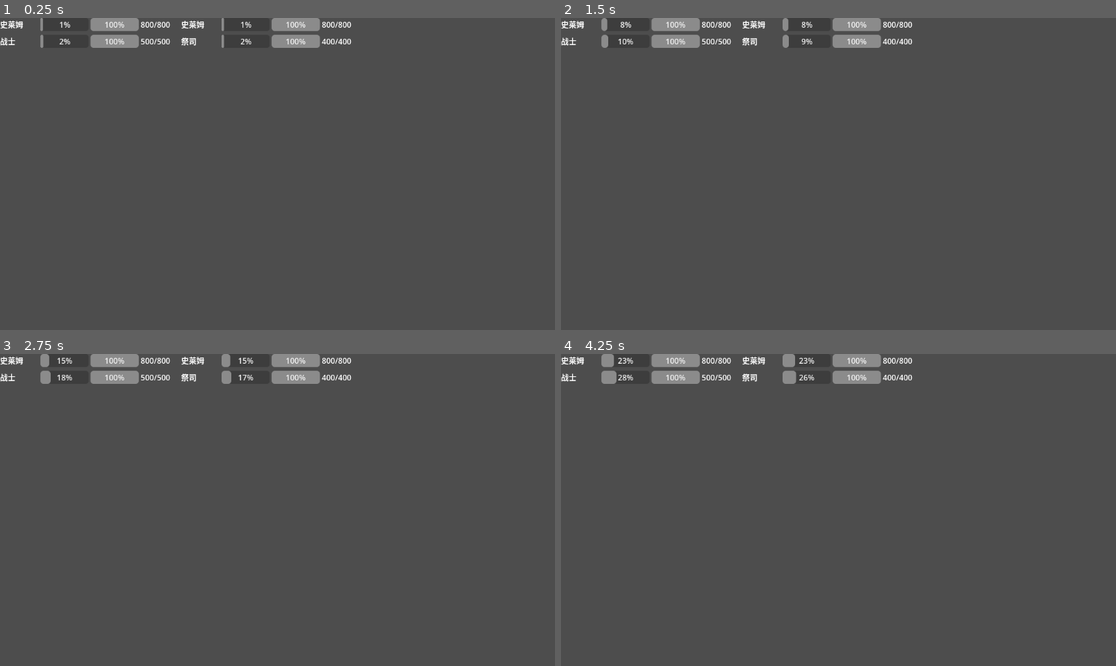
Above: before the commit, frames 1-4 (two rows, left to right).
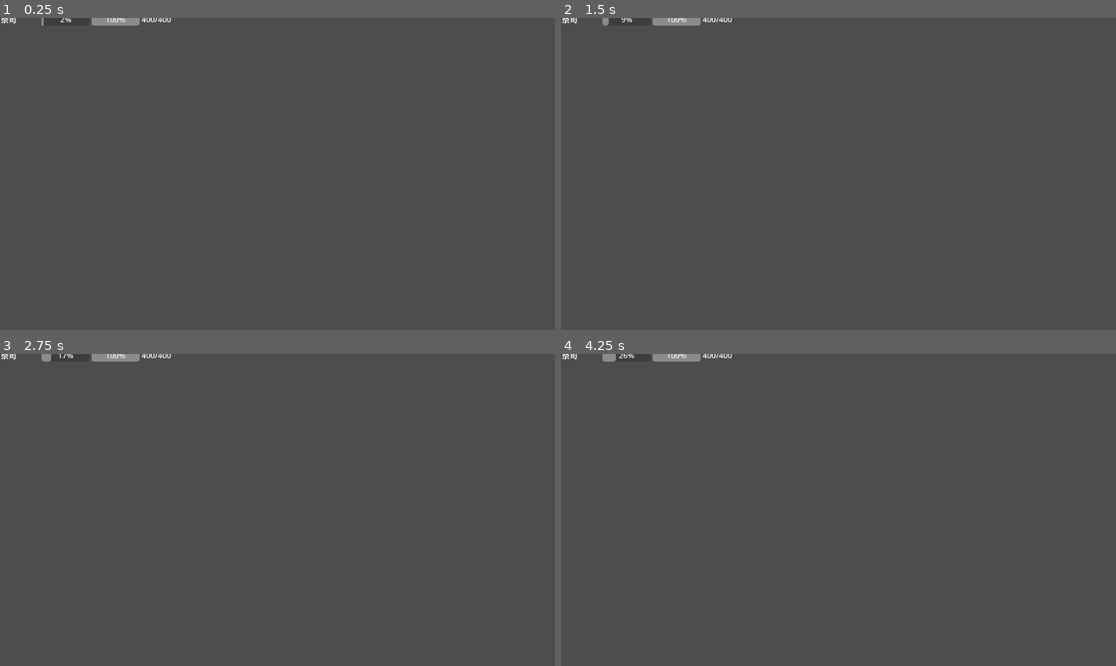
Above: after the commit, the same moments.

Repository: amazlothar/mxs
Game: Godot game, scene res://scenes/battle/battle_scene.tscn
Two runs of this game, one before a commit and one after it. Both use one fixed random seed, a clock stepped at 60 frames per second and the inputs below. The project has no main scene, so this scene is started directly.
Inputs (mouse positions are in pixels of both pictures, inside the frame that each line leads up to):
- Up to frame 1 (0.25 s): no input
- Up to frame 2 (1.5 s): tap Enter at 0.5 s; move the mouse to (960, 158) at 0.52 s; click (960, 158) at 0.67 s; tap Space at 1.25 s; move the mouse to (727, 189) at 1.27 s; click (727, 189) at 1.42 s
- Up to frame 3 (2.75 s): move the mouse to (333, 441) at 2.02 s; click (333, 441) at 2.17 s
- Up to frame 4 (4.25 s): move the mouse to (810, 572) at 2.77 s; click (810, 572) at 2.92 s; move the mouse to (1005, 556) at 3.52 s; click (1005, 556) at 3.67 s

The runs differ from the first frame. In frame 1, 2.0% of the frame differs, in the area x 0-64%, y 0-10%; in frame 2, 2.1%; in frame 3, 2.2%; in frame 4, 2.4%.

Commit message:
fix: 修复战斗场景 tscn 格式

Diff:
--- a/scenes/battle/battle_scene.tscn
+++ b/scenes/battle/battle_scene.tscn
@@ -1,32 +1,43 @@
-[gd_scene load_steps=4 format=3]
+[gd_scene load_steps=4 format=3 uid="uid://b1yq5x8ntest"]
 
-[ext_resource type="Script" path="res://scenes/battle/battle_scene.gd" id="1_bs"]
-[ext_resource type="Script" path="res://scripts/core/battle_manager.gd" id="2_bm"]
-[ext_resource type="Script" path="res://scripts/ui/battle_ui.gd" id="3_bui"]
+[ext_resource type="Script" path="res://scenes/battle/battle_scene.gd" id="battle_scene_1"]
+[ext_resource type="Script" path="res://scripts/core/battle_manager.gd" id="battle_manager_2"]
+[ext_resource type="Script" path="res://scripts/ui/battle_ui.gd" id="battle_ui_3"]
 
 [node name="BattleScene" type="Node2D"]
-script = ExtResource("1_bs")
+script = ExtResource("battle_scene_1")
 
 [node name="BattleManager" type="Node" parent="."]
-script = ExtResource("2_bm")
+script = ExtResource("battle_manager_2")
 
 [node name="BattleUI" type="Control" parent="."]
+layout_mode = 3
 anchors_preset = 15
 anchor_right = 1.0
 anchor_bottom = 1.0
-script = ExtResource("3_bui")
+grow_horizontal = 2
+grow_vertical = 2
+script = ExtResource("battle_ui_3")
 
 [node name="VBoxContainer" type="VBoxContainer" parent="BattleUI"]
+layout_mode = 1
 anchors_preset = 15
 anchor_right = 1.0
 anchor_bottom = 1.0
+grow_horizontal = 2
+grow_vertical = 2
 
 [node name="EnemyContainer" type="HBoxContainer" parent="BattleUI/VBoxContainer"]
+layout_mode = 2
 
 [node name="ATBBar" type="HBoxContainer" parent="BattleUI/VBoxContainer"]
+layout_mode = 2
 
 [node name="PlayerContainer" type="HBoxContainer" parent="BattleUI/VBoxContainer"]
+layout_mode = 2
 
 [node name="SkillBar" type="HBoxContainer" parent="BattleUI/VBoxContainer"]
+layout_mode = 2
 
 [node name="TargetHint" type="Label" parent="BattleUI/VBoxContainer"]
+layout_mode = 2
